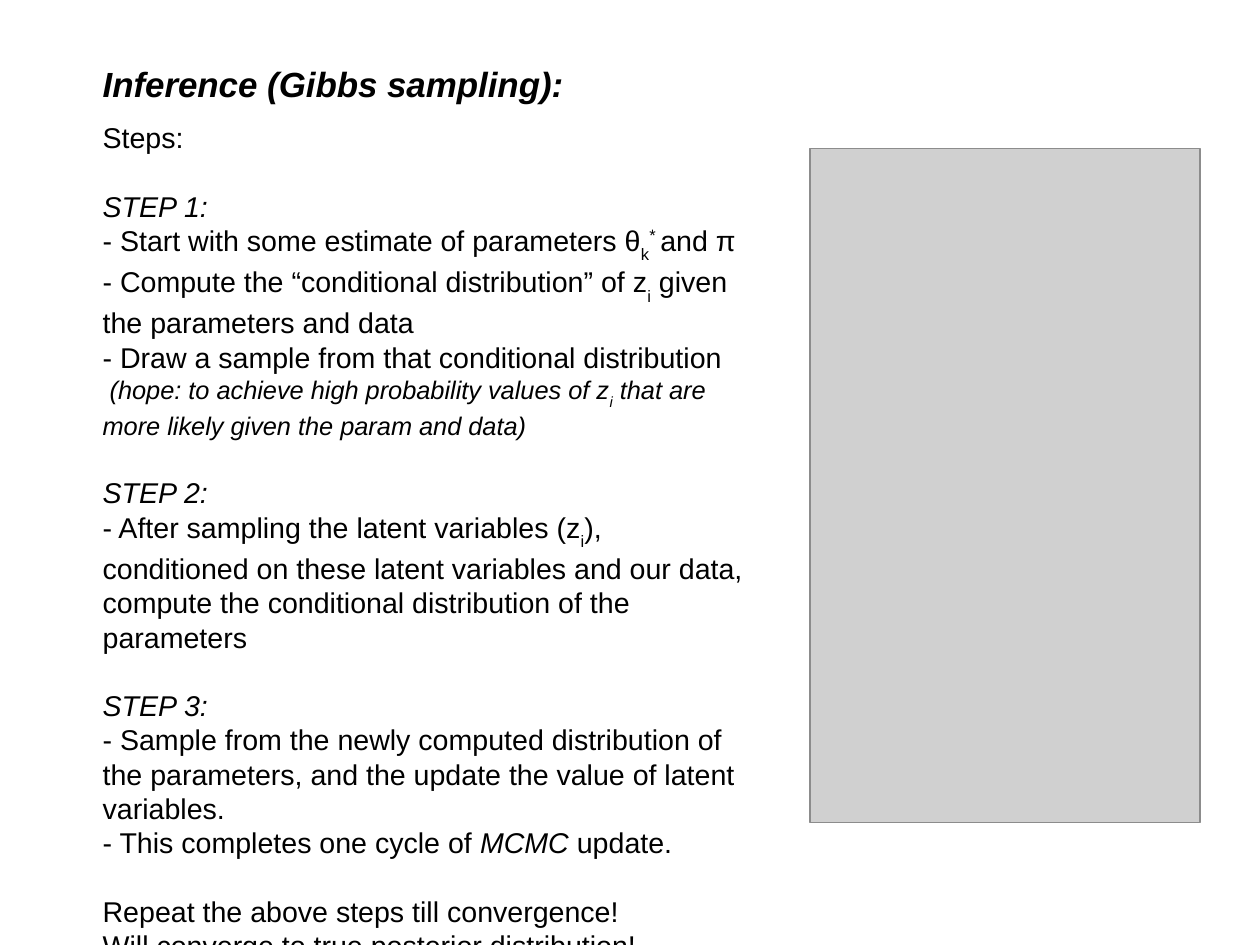
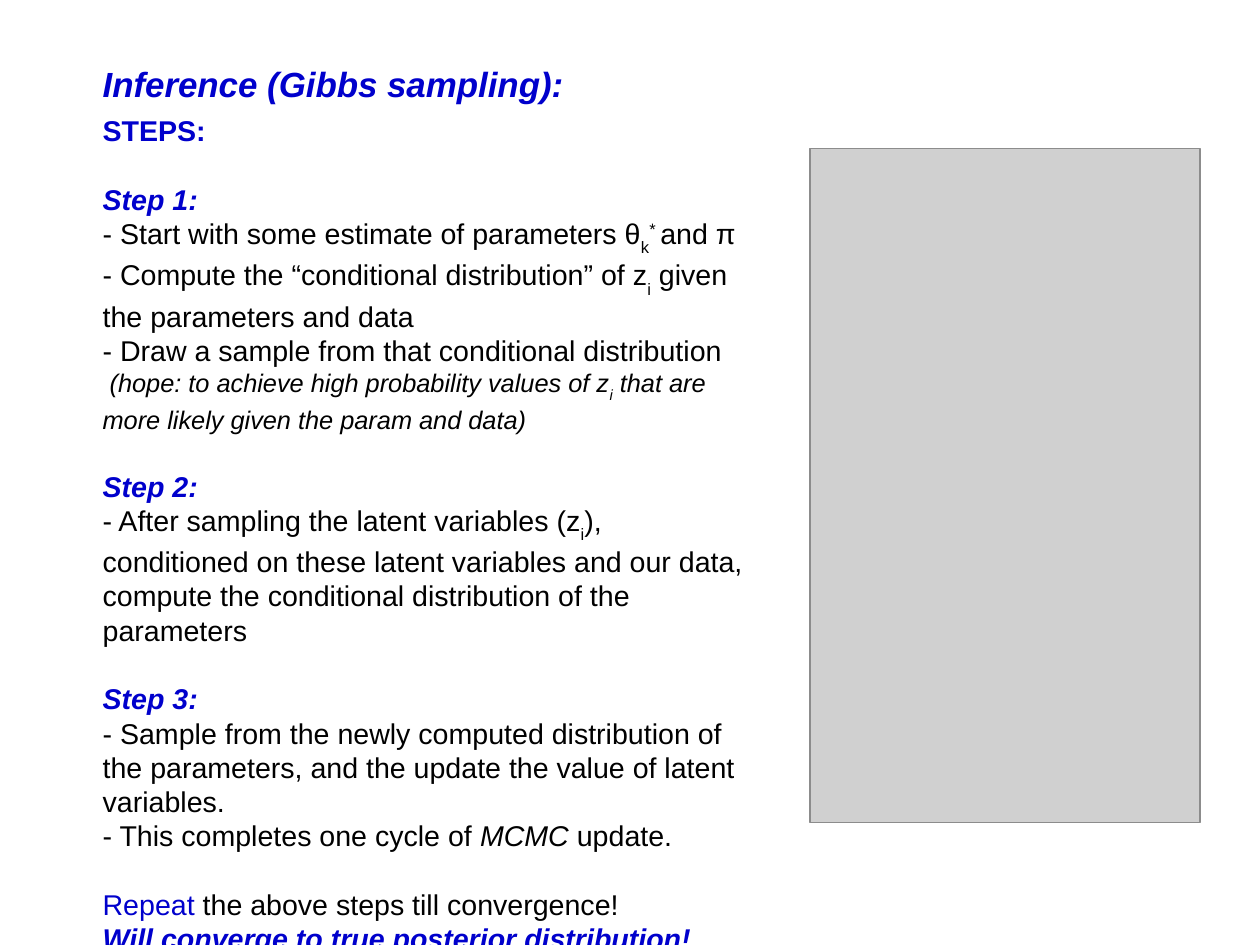
Before and after one commit to afcarl/Dirichlet_Processes, a slide deck: slide 20 of version_2.odp. Drawn at 1260x945 pixels with LibreOffice and Linux fonts; fonts in the diff are those of the drawing; grey boxes stand for pictures. Boxes give left, top, right and bottom in pixels: in the first picture for what was removed or moved away, otherwise in the second. Text is boxed around its words. In the diff, an @@ line names an element or a change of style, - is before the commit and + after.

```diff
--- a/version_2.odp
+++ b/version_2.odp
@@ text "Inference (Gibbs sampling):" at (x1=103, y1=71, x2=563, y2=104): text colour #000000 to #0000CC @@
@@ text "STEPS:" moved from (x1=103, y1=128, x2=742, y2=928) to (x1=103, y1=121, x2=742, y2=921) @@
@@ text at (x1=103, y1=121, x2=206, y2=215): text changed; text colour #000000 to #0000CC; bold on @@
-Steps:
-STEP 1:
+STEPS:
+Step 1:
@@ text at (x1=103, y1=477, x2=197, y2=502): text changed; text colour #000000 to #0000CC; bold on @@
-STEP 2:
+Step 2:
@@ text at (x1=103, y1=689, x2=197, y2=715): text changed; text colour #000000 to #0000CC; bold on @@
-STEP 3:
+Step 3:
@@ text at (x1=103, y1=894, x2=618, y2=921): text colour #000000 to #0000CC in "Repeat", "Will converge to true posterior distribution!"; bold on, italic on in "Will converge to true posterior distribution!" @@
```
Also in this commit, not shown: 9 other slides changed.
